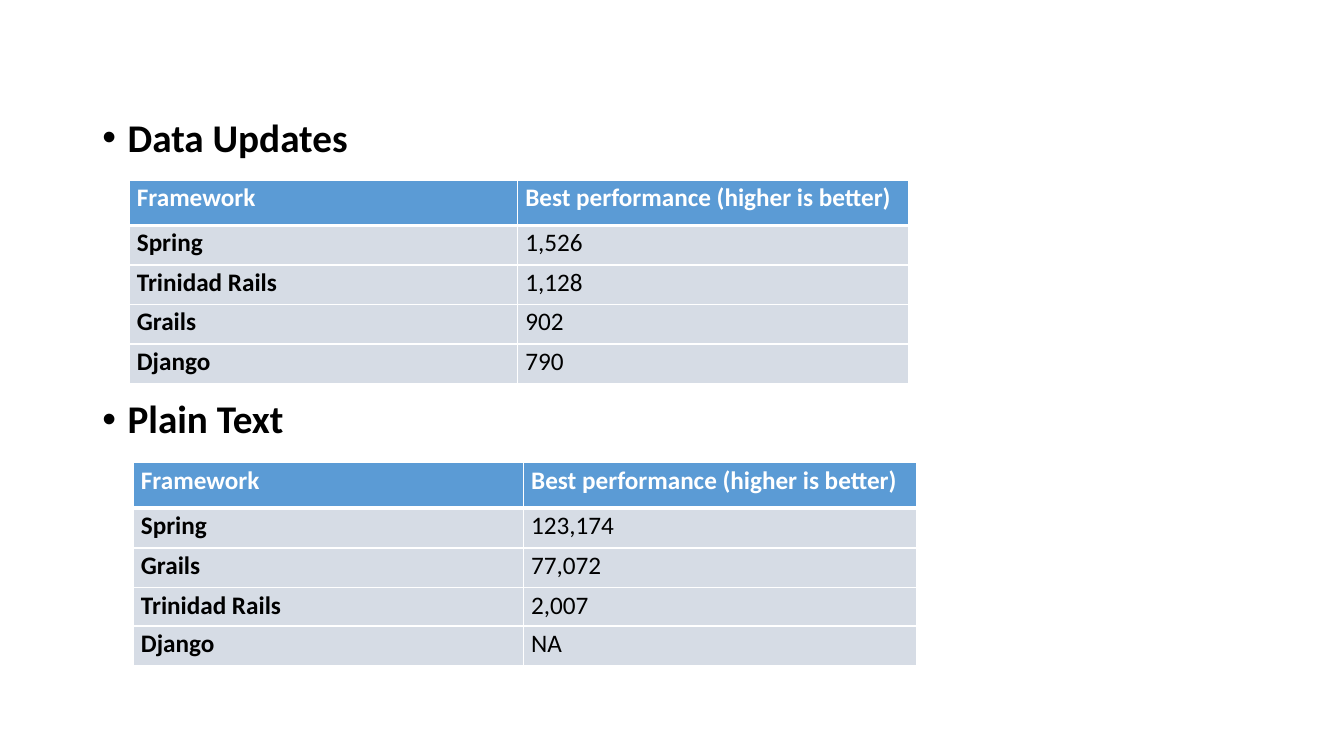
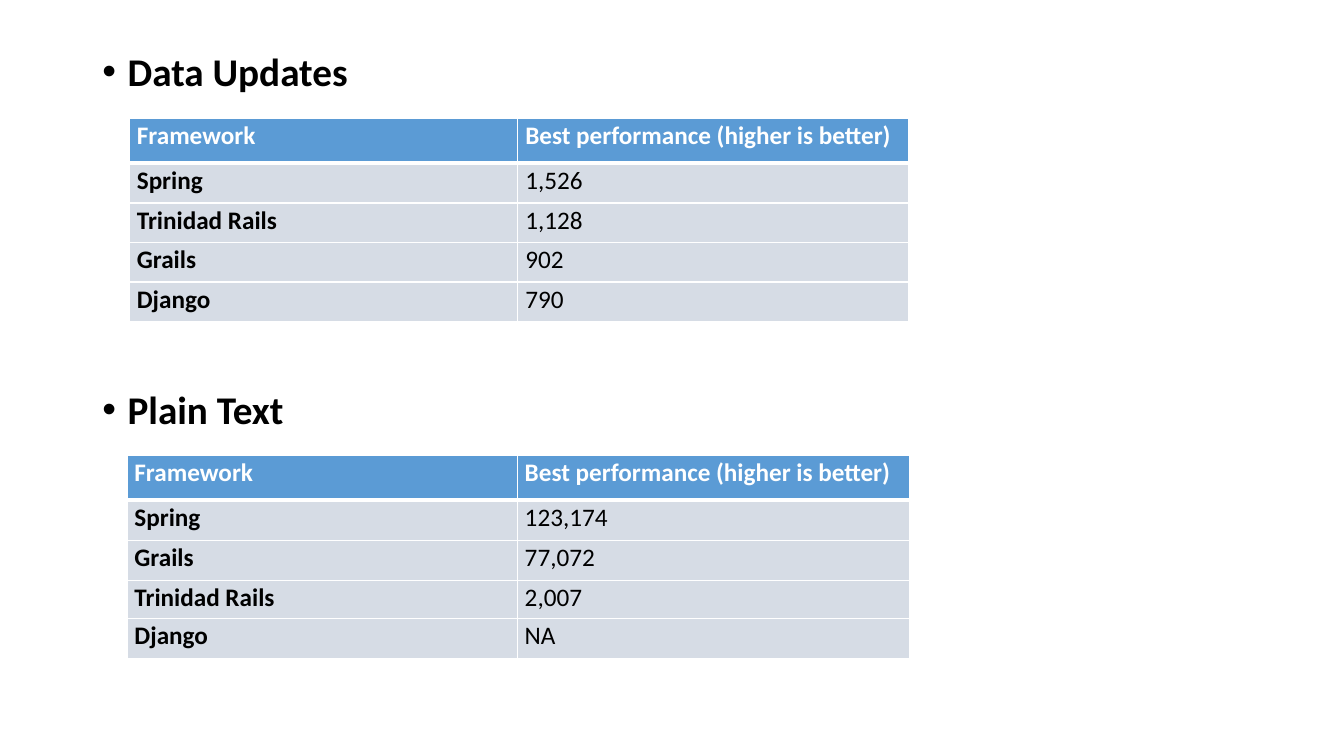
Before and after one commit to rahulparekh/ser422-critical-inquiry, a slide deck: slide 10 of serversideframeworks.pptx. Drawn at 1344x756 pixels with LibreOffice and Linux fonts; fonts in the diff are those of the drawing. Boxes give left, top, right and bottom in pixels: in the first picture for what was removed or moved away, otherwise in the second. Text is boxed around its words. In the diff, an @@ line names an element or a change of style, - is before the commit and + after.

```diff
--- a/serversideframeworks.pptx
+++ b/serversideframeworks.pptx
@@ text "Data Updates" rewrapped from <box>128,124,348,434</box> to <box>128,58,348,425</box> @@
@@ table: place and size @@
-table at <box>129,180,908,384</box>
+table at <box>129,119,908,323</box>
@@ table: place and size @@
-table at <box>133,463,917,666</box>
+table at <box>127,456,910,659</box>
```
Also in this commit, not shown: 6 other slides changed, 1 other file.
